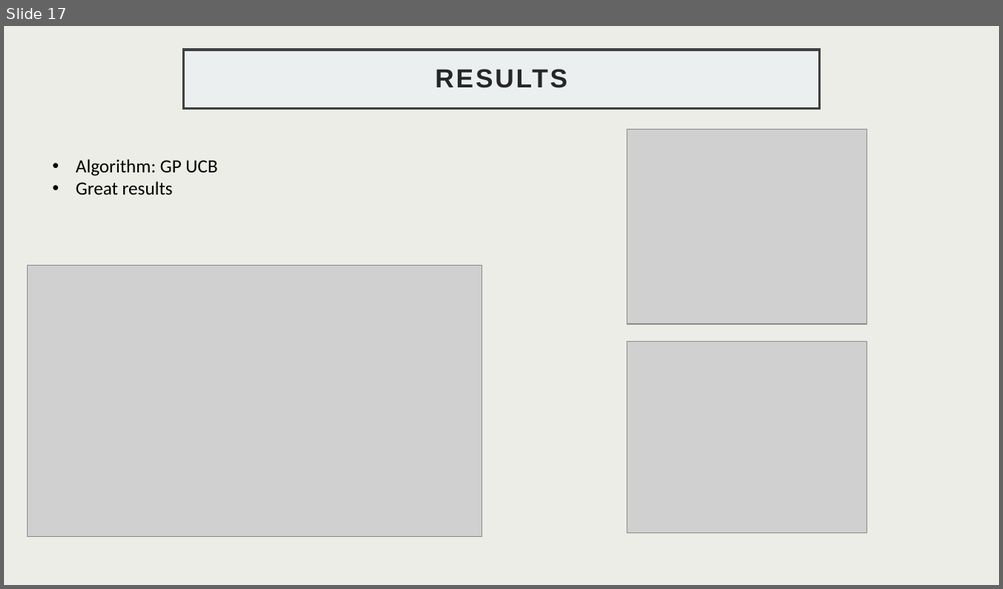
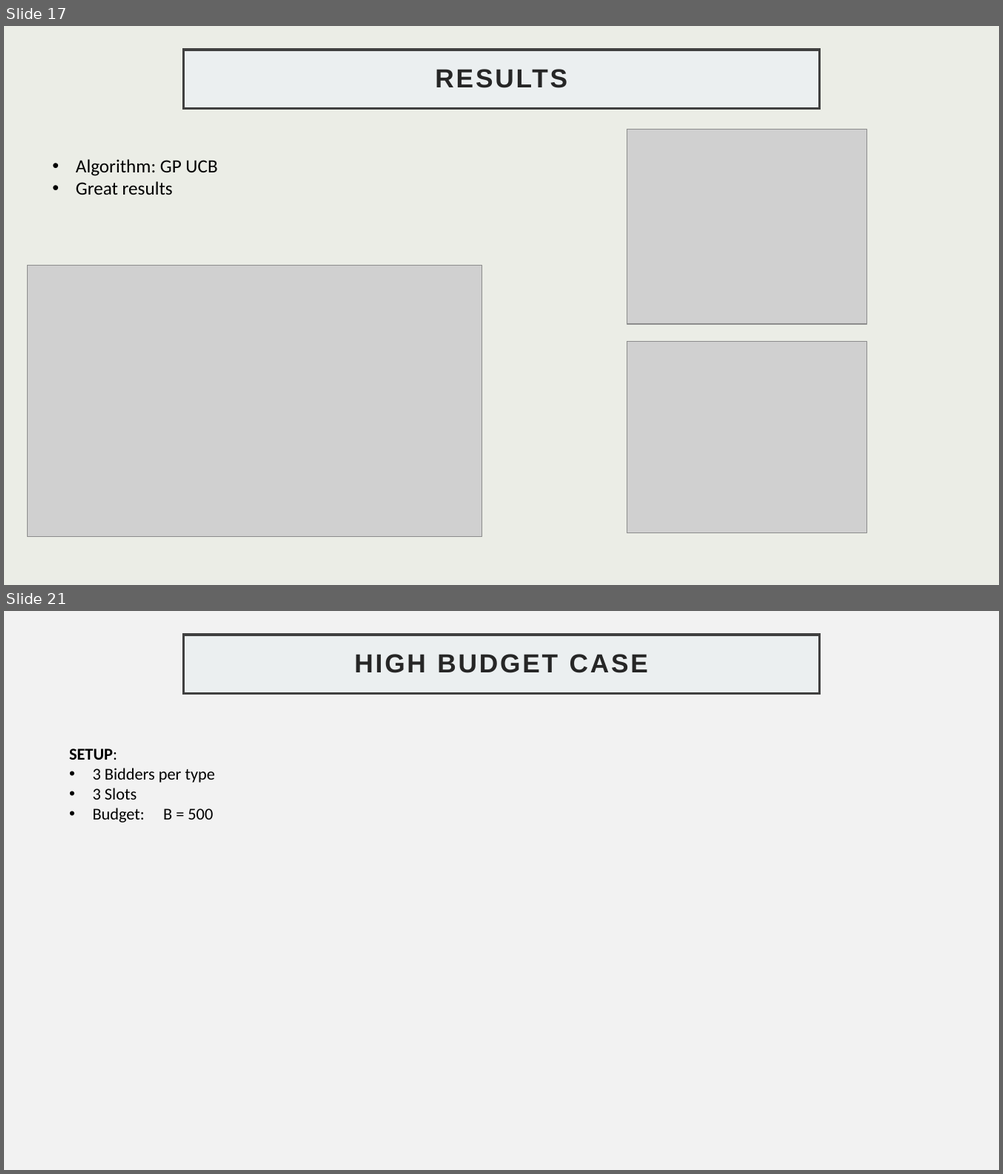
Before and after one commit to GabriFarace/OLA-project, a slide deck: SLIDES.pptx. Shown one above the other, each under a label of ours: slide 17 before the commit, slides 17 and 21 after it; the slides between them are not shown. The pictures are 1003x589 and 1003x1174 pixels, drawn with LibreOffice and Linux fonts; fonts in the diff are those of the drawing; grey boxes stand for pictures. Boxes give left, top, right and bottom in pixels: in the first picture for what was removed or moved away, otherwise in the second. Text is boxed around its words. In the diff, an @@ line names an element or a change of style, - is before the commit and + after.

```diff
--- a/SLIDES.pptx
+++ b/SLIDES.pptx
@@ slide 21 added at [4,611,999,1170], background #F2F2F2 @@
@@ title added at [183,635,819,694], fill #EBEFF0, outline #404040 2.5 pt, 25.2 pt, text #262626, bold @@
+HIGH BUDGET CASE
@@ text added at [69,749,215,823], 16 pt, text #000000 @@
+SETUP:
+• 3 Bidders per type
+• 3 Slots
+• Budget: B = 500
```
Also in this commit, not shown: 5 other slides added.
